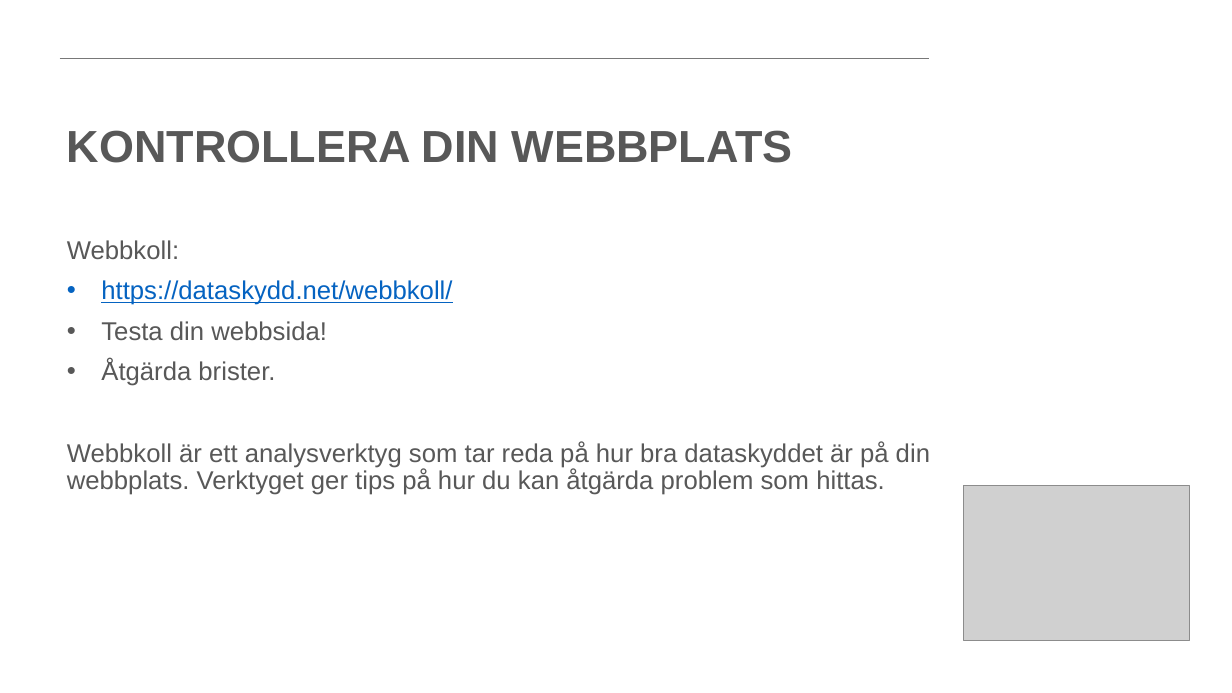
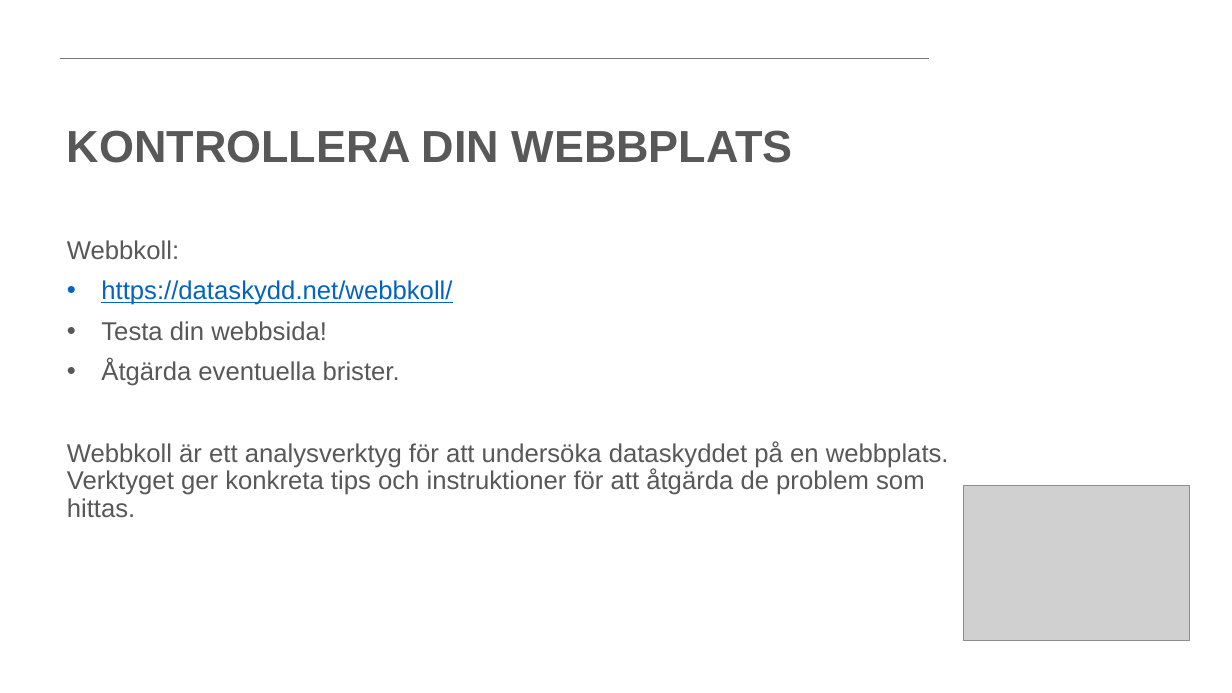
Before and after one commit to PeppeL-G/course-material, a slide deck: slide 19 of src/lectures/gdpr/gdpr.pptx. Drawn at 1232x693 pixels with LibreOffice and Linux fonts; fonts in the diff are those of the drawing; grey boxes stand for pictures; background and template pictures are left out. Boxes give left, top, right and bottom in pixels: in the first picture for what was removed or moved away, otherwise in the second. Text is boxed around its words. In the diff, an @@ line names an element or a change of style, - is before the commit and + after.

```diff
--- a/src/lectures/gdpr/gdpr.pptx
+++ b/src/lectures/gdpr/gdpr.pptx
@@ text at <box>67,360,949,517</box>: text changed @@
-• Åtgärda brister.
-Webbkoll är ett analysverktyg som tar reda på hur bra dataskyddet är på din webbplats. Verktyget ger tips på hur du kan åtgärda problem som hittas.
+• Åtgärda eventuella brister.
+Webbkoll är ett analysverktyg för att undersöka dataskyddet på en webbplats. Verktyget ger konkreta tips och instruktioner för att åtgärda de problem som hittas.
```
Also in this commit, not shown: 8 other slides changed, 1 slide added, 1 slide removed, 2 other files.
